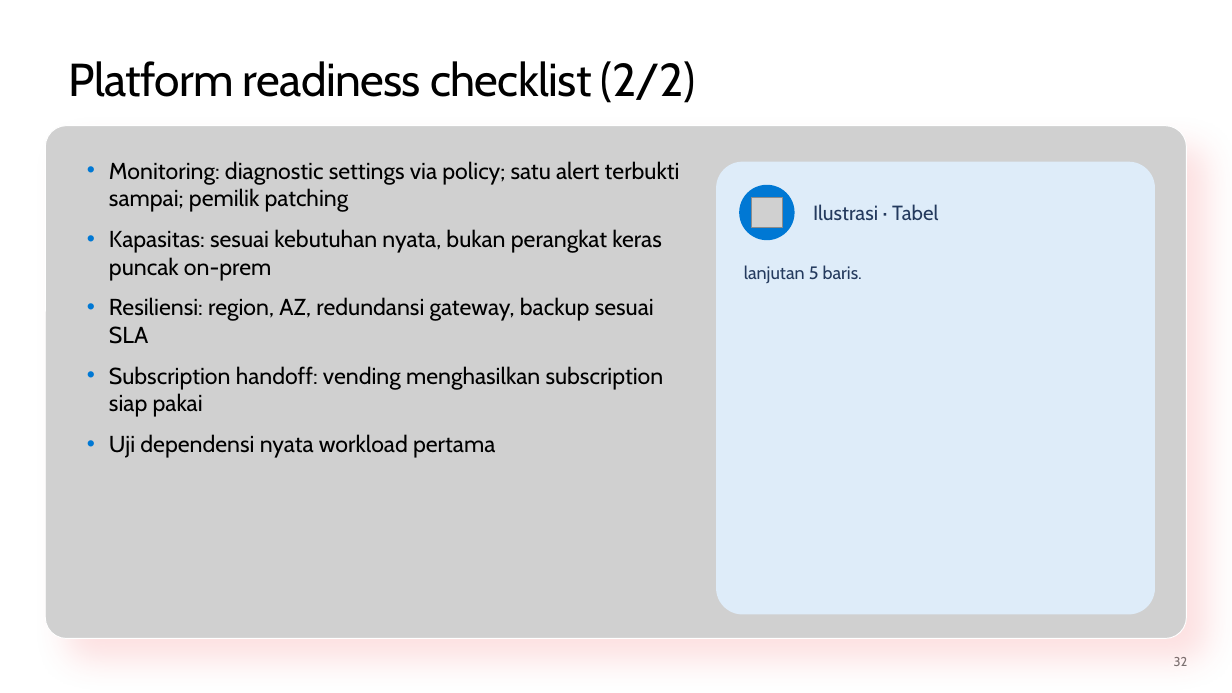
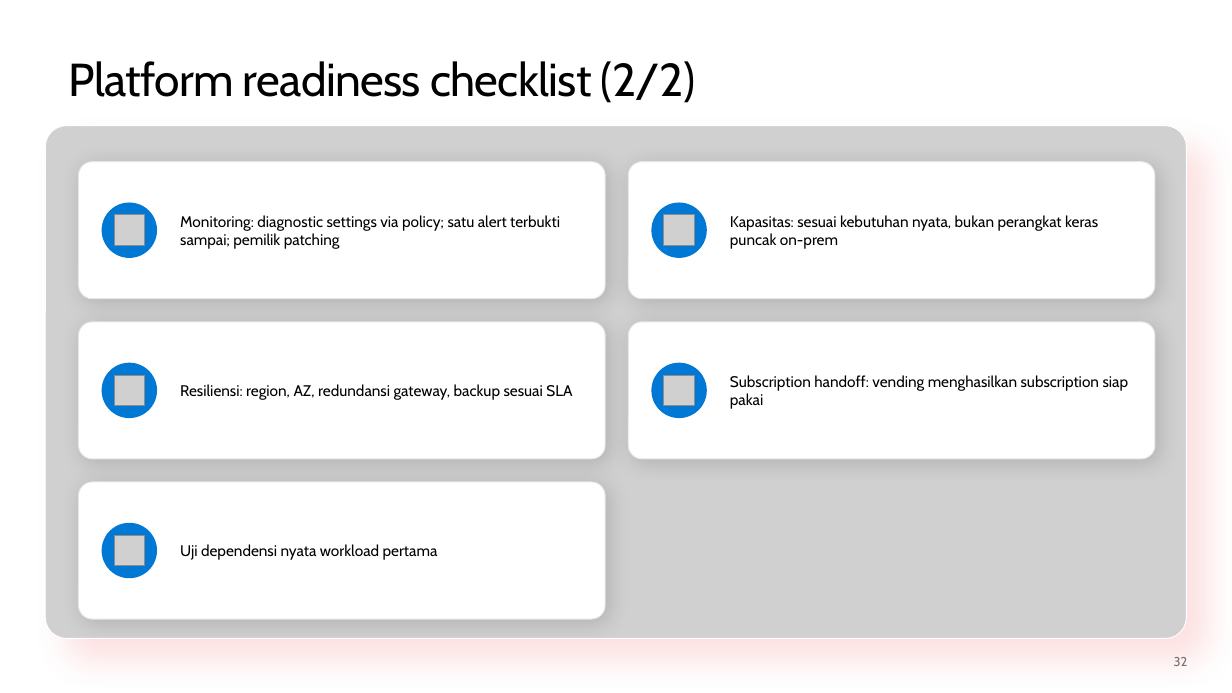
Before and after one commit to medisa-aris/azure-landing-zone-training, a slide deck: slide 32 of slides/pptx/slide_day05_automate-onboard-operate.pptx. Drawn at 1232x693 pixels with LibreOffice and Linux fonts; fonts in the diff are those of the drawing; grey boxes stand for pictures; background and template pictures are left out. Boxes give left, top, right and bottom in pixels: in the first picture for what was removed or moved away, otherwise in the second. Text is boxed around its words. In the diff, an @@ line names an element or a change of style, - is before the commit and + after.

```diff
--- a/slides/pptx/slide_day05_automate-onboard-operate.pptx
+++ b/slides/pptx/slide_day05_automate-onboard-operate.pptx
@@ rounded rectangle added at [79,162,605,299], fill #FFFFFF, outline #E6E6E6 0.75 pt @@
@@ text removed at [109,161,680,458] @@
-• Monitoring: diagnostic settings via policy; satu alert terbukti sampai; pemilik patching
-• Kapasitas: sesuai kebutuhan nyata, bukan perangkat keras puncak on-prem
-• Resiliensi: region, AZ, redundansi gateway, backup sesuai SLA
-• Subscription handoff: vending menghasilkan subscription siap pakai
-• Uji dependensi nyata workload pertama
@@ rounded rectangle added at [628,162,1155,299], fill #FFFFFF, outline #E6E6E6 0.75 pt @@
@@ ellipse added at [102,202,157,258], fill #0078D4 @@
@@ ellipse: place and size @@
-ellipse at [739,185,795,240]
+ellipse at [652,202,707,258]
@@ text removed at [813,204,938,220] @@
-Ilustrasi · Tabel
@@ picture added at [115,215,145,246] @@
@@ text added at [180,215,560,249], 12 pt, text #000000 @@
+Monitoring: diagnostic settings via policy; satu alert terbukti sampai; pemilik patching
@@ picture added at [664,215,694,246] @@
@@ text added at [730,215,1098,249], 12 pt, text #000000 @@
+Kapasitas: sesuai kebutuhan nyata, bukan perangkat keras puncak on-prem
@@ text removed at [744,265,862,283] @@
-lanjutan 5 baris.
@@ rounded rectangle added at [79,322,605,458], fill #FFFFFF, outline #E6E6E6 0.75 pt @@
@@ rounded rectangle: place and size @@
-rounded rectangle at [716,162,1155,615]
+rounded rectangle at [628,322,1155,458]
@@ rounded rectangle at [628,322,1155,458]: fill #DEECF9 to #FFFFFF; outline none to #E6E6E6 0.75 pt; shadow on; proportions changed @@
@@ ellipse added at [102,362,157,418], fill #0078D4 @@
@@ picture added at [115,375,145,406] @@
@@ text added at [180,384,572,400], 12 pt, text #000000 @@
+Resiliensi: region, AZ, redundansi gateway, backup sesuai SLA
@@ ellipse added at [652,362,707,418], fill #0078D4 @@
@@ picture: place and size @@
-picture at [751,197,782,227]
+picture at [664,375,694,406]
@@ text added at [730,375,1129,409], 12 pt, text #000000 @@
+Subscription handoff: vending menghasilkan subscription siap pakai
@@ rounded rectangle added at [79,482,605,619], fill #FFFFFF, outline #E6E6E6 0.75 pt @@
@@ ellipse added at [102,523,157,579], fill #0078D4 @@
@@ picture added at [115,535,145,566] @@
@@ text added at [180,544,438,560], 12 pt, text #000000 @@
+Uji dependensi nyata workload pertama
```
Also in this commit, not shown: 54 other slides changed, 7 other files.
